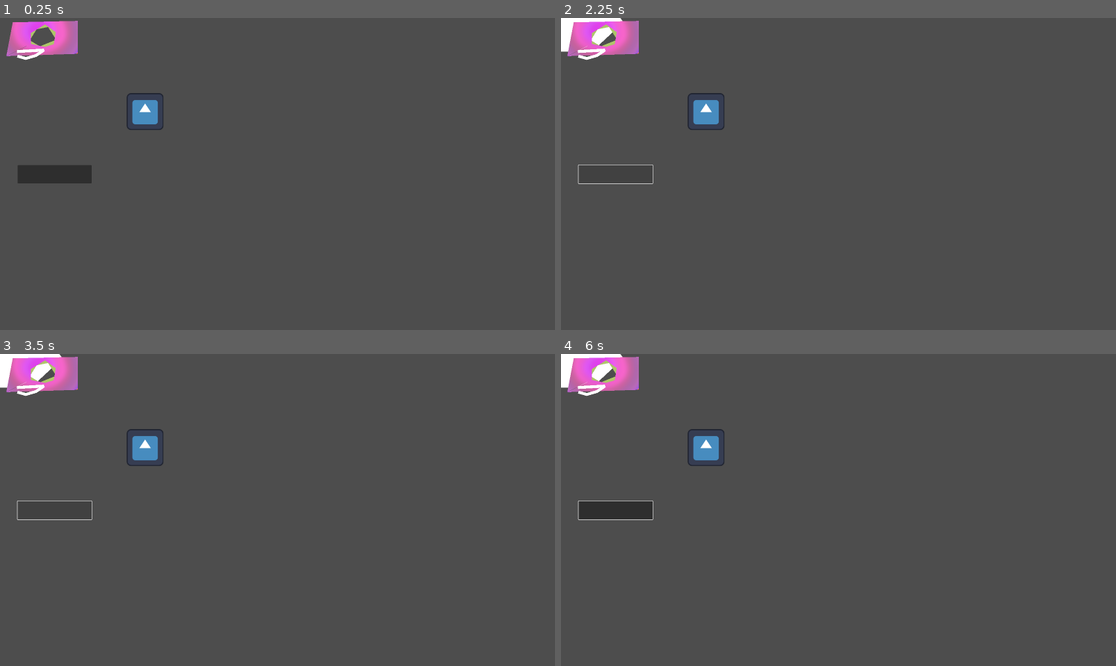
Above: before the commit, frames 1-4 (two rows, left to right).
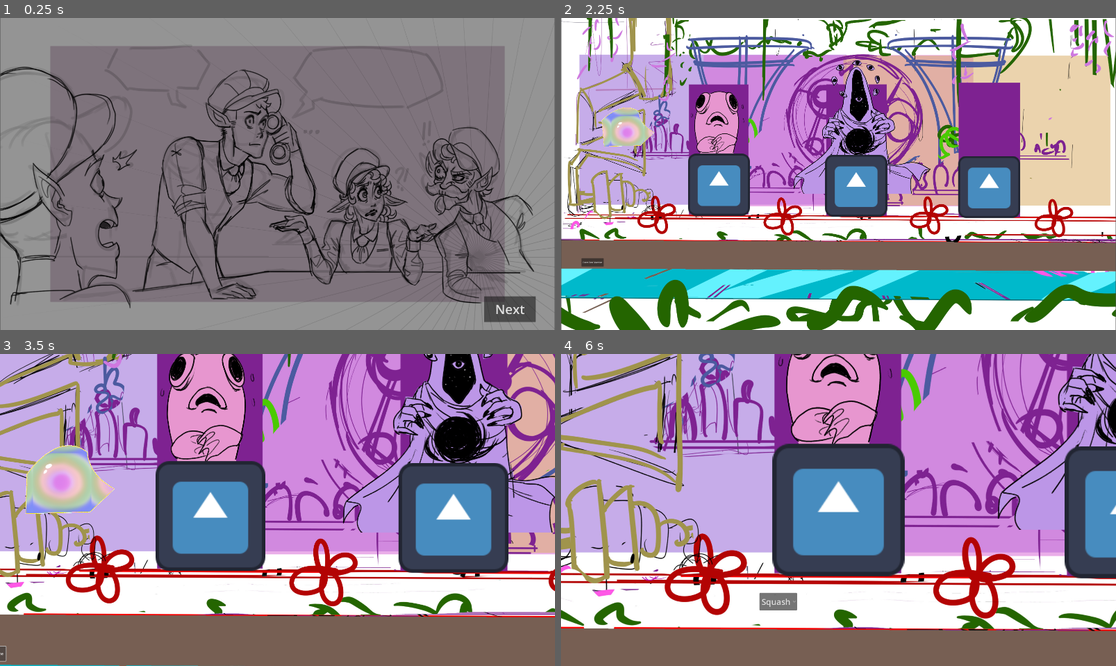
Above: after the commit, the same moments.

Repository: CorentinSerrie/BubbleFactory
Game: Godot game, scene res://factory.tscn
Same seed, same stepped clock (60 frames per second), same inputs: the game is played once before the commit and once after it. Before the commit the project starts from res://test.tscn. The engine's default icon, where the game draws it, is replaced by a stand-in: a white triangle on a blue panel in a dark square.
Inputs (mouse positions are in pixels of both pictures, inside the frame that each line leads up to; where the layout moved, square brackets give the same spot in the first picture):
- Up to frame 1 (0.25 s): no input
- Up to frame 2 (2.25 s): click (594, 261) [616, 174] at 0.5 s; click (594, 261) [616, 174] at 1.25 s; click (1071, 308) [616, 174] at 2 s
- Up to frame 3 (3.5 s): click (33, 597) [55, 510] at 2.75 s
- Up to frame 4 (6 s): tap Enter at 3.5 s; move the mouse to (960, 494) at 3.52 s; hold Alt 3.53-4.25 s; click (960, 494) at 3.67 s; tap Space at 3.77 s; click (783, 422) at 4.25 s, where only the run after the commit has a clickable "validate"; click (777, 600) at 5 s, where only the run after the commit has a clickable "Squash"; click (799, 416) at 5.75 s, where only the run after the commit has a clickable "validate"

The runs differ from the first frame. In frame 1, 95% of the frame differs, in the area x 0-100%, y 0-100%; in frame 2, 97%; in frame 3, 94%; in frame 4, 94%.

Commit message:
change start scene

Diff:
--- a/factory.tscn
+++ b/factory.tscn
@@ -172,7 +172,6 @@
 text = "Restart"
 
 [node name="intro_panel" type="TextureRect" parent="ui"]
-visible = false
 layout_mode = 0
 offset_left = -2150.0
 offset_top = -1210.0
--- a/project.godot
+++ b/project.godot
@@ -11,7 +11,7 @@
 [application]
 
 config/name="Bubble Factory"
-run/main_scene="res://test.tscn"
+run/main_scene="res://factory.tscn"
 config/features=PackedStringArray("4.3", "GL Compatibility")
 config/icon="res://icon.svg"
 
